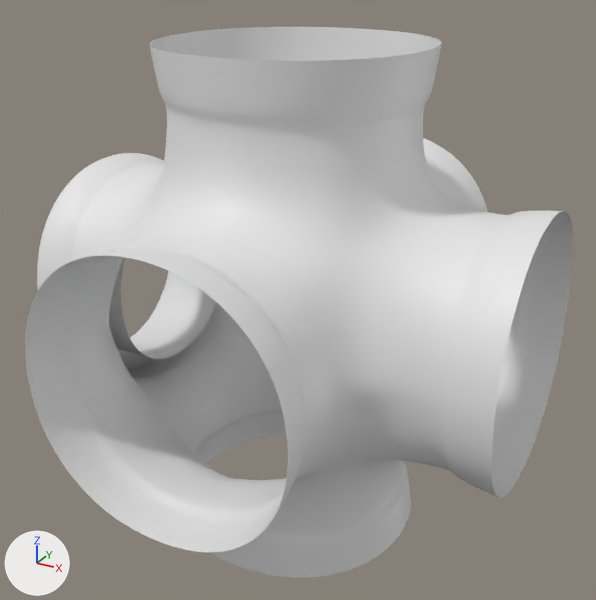
The Blender file week3/day2/3-Pipe Joint/Pipe Joint.blend as it was, and as the next commit left it.
Rendered twice from a 50 mm camera at (3.37, -6.1, 3.07) aimed at (0.02, 0.0, 0.02). The lights are fixed; the arrows at lower left show +X, +Y and +Z.

Script lines for the objects in view, before the commit:
```python
me_cube_001 = bpy.data.meshes.new('Cube.001')
me_cube_001.from_pydata(...)  # 976 vertices, 896 faces; spans x -2.2..2.2, y -2.2..2.21, z -2.2..2.3
me_cube_001.polygons.foreach_set('use_smooth', [True] * 896)
ob_cube = bpy.data.objects.new('Cube', me_cube_001)
ob_cube.location = (0.0, 0.0, 0.0)
_m = ob_cube.modifiers.new('Subdivision', 'SUBSURF')
```
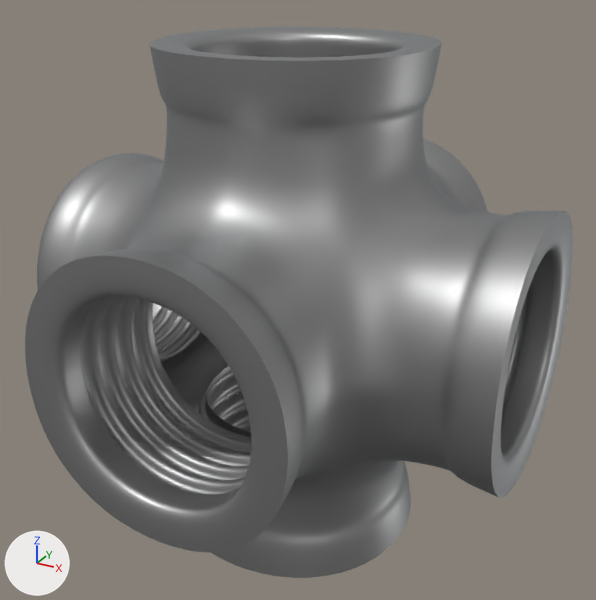
Changed parts and their boxes [x1, y1, x2, y2] in the pictures (596 x 600 px):
part 1 of me_cube_001, added: after [25, 27, 573, 578]
part 2 of me_cube_001, recoloured (white to grey): [37, 54, 553, 572] in both

What changed in the scene script:
```text
Add mat_material_001:
    mat_material_001 = bpy.data.materials.new('Material.001')
    mat_material_001.use_nodes = True; mat_material_001.node_tree.nodes.clear()
    _N = mat_material_001.node_tree.nodes; _L = mat_material_001.node_tree.links
    n0 = _N.new('ShaderNodeOutputMaterial'); n0.name = 'Material Output'
    n1 = _N.new('ShaderNodeBsdfMetallic'); n1.name = 'Metallic BSDF'
    n1.inputs[0].default_value = (0.411, 0.411, 0.411, 1.0)  # 'Base Color', grey #acacac
    _L.new(n1.outputs[0], n0.inputs[0])  # 'BSDF' to 'Surface'
Change me_cube_001:
    used by ob_cube; location = (0.0, 0.0, 0.0)
    remove me_cube_001.from_pydata(...)  # 976 vertices, 896 faces; spans x -2.2..2.2, y -2.2..2.21, z -2.2..2.3
    add me_cube_001.from_pydata(...)  # 4644 vertices, 4564 faces; spans x -2.2..2.2, y -2.2..2.21, z -2.2..2.3
    me_cube_001 part 1: 3668 vertices added at x -2.12..2.2, y -2.2..2.21, z -2.2..2.3
    me_cube_001 part 2: 868 faces spanning x -2.2..2.2, y -2.2..2.21, z -2.2..2.3 switch from no material to mat_material_001
```
